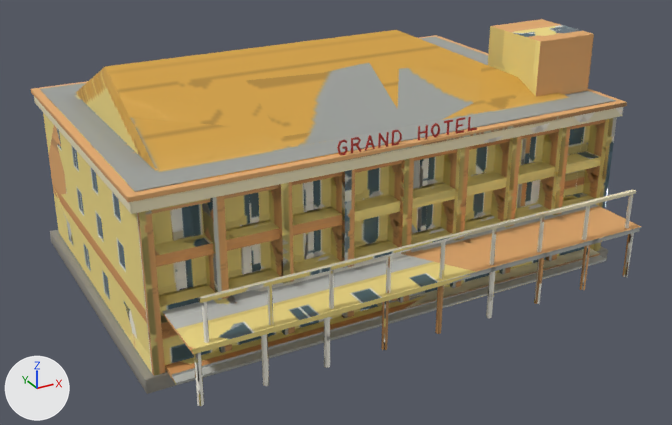
The glTF model priv/models/khach_san_grand.mid.glb, before and after one commit.
Both versions are drawn from a camera (50 mm lens) standing at (-51.0, -49.1, 32.8) and looking at (-19.4, 8.3, 4.1). Lighting does not change. The marker at lower left points along +X, +Y and +Z. The older version comes first. Vertices at exactly the same position are counted once.

Names of what the first picture shows: 'khach_san_grand'.
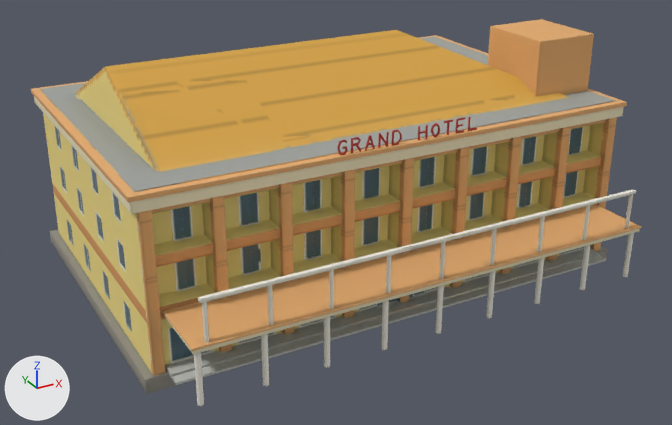
Changed parts and their boxes (x1, y1, x2, y2) in the pictures (672 x 425 px; the box of a moved part takes in the faces that stretch with it):
part 1 of me_khach_san_grand, moved or reshaped
    before: (41, 64, 641, 375)
    after: (42, 64, 600, 375)
part 2 of me_khach_san_grand, surface changed
    both: (60, 23, 640, 406)

The change, as a list of edits to the scene's bpy script:
```text
Change me_khach_san_grand:
    used by ob_khach_san_grand; location = (0.0, 0.0, 0.0)
    remove me_khach_san_grand.from_pydata(...)  # 4050 vertices, 8108 faces; spans x -37.8..0.6, y -5.1..24.6, z -1.0..16.8
    add me_khach_san_grand.from_pydata(...)  # 4050 vertices, 8104 faces; spans x -37.8..0.6, y -5.1..24.6, z -1.0..16.8
    me_khach_san_grand part 1: 99 vertices moved within x -37.2..0.0, y -4.5..24.0, z 0.3..13.8; 371 vertices removed from x -37.2..0.0, y -5.0..24.0, z 0.0..15.6; 371 vertices added at x -37.2..0.0, y -5.0..24.0, z 0.0..15.4
    me_khach_san_grand part 2: 2553 kept faces spanning x -37.8..0.6, y -5.1..24.6, z 0.0..16.8 get new texture (UV) coordinates
```
